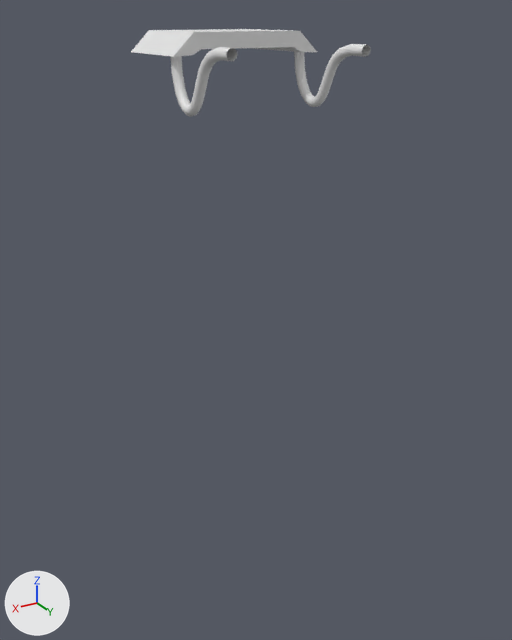
Two versions of the FBX model Assets/Art/Set Dressing/Envi_Hazards/Platform_01.fbx, one commit apart.
Camera for both pictures: a 50 mm lens placed at (7.16, 13.18, 3.71), pointed at (-0.07, 1.14, -2.31). Lighting does not change. The marker at lower left points along +X, +Y and +Z. The picture after the commit comes second. Where no turn or scale is listed for an object, it has been applied to the vertices.

In view in the first picture: 'Platform_01', 'Platform_01.001'.
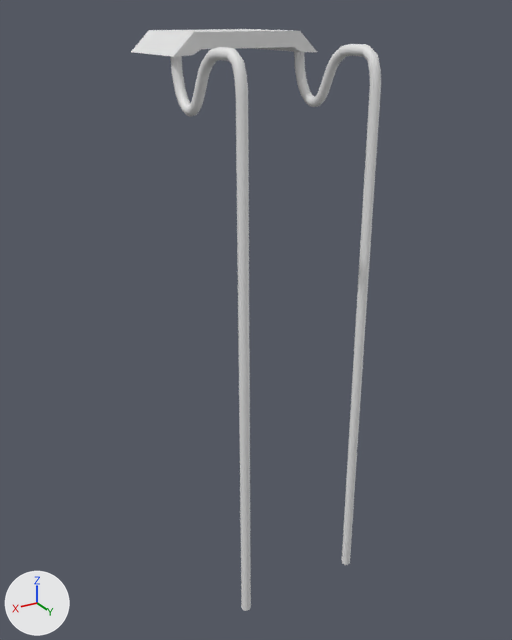
Commit message: Updated Platform_01
- Changed it to match environment more

Pixel boxes (x1, y1, x2, y2) of what changed, in the pictures (512 x 640 px):
'Platform_01', reshaped (678% taller): before (170, 44, 371, 116); after (170, 44, 381, 611)
part 1 of me_nurbspath, built on: before (207, 45, 349, 62); after (207, 44, 381, 611)

The change in detail:
me_nurbspath is used by ob_platform_01; location (0.0, 1.47, 2.62).
me_nurbspath had 336 vertices, 312 faces and spanned x -1.46..1.46, y -0.89..1.3, z -0.59..0.62.
me_nurbspath now has 432 vertices, 408 faces and spans x -1.46..1.46, y -0.89..1.71, z -10.65..0.62.
Part 1, on me_nurbspath:
14 vertices in x -1.44..1.44, y 0.58..0.65, z 0.36..0.53 move by (0.0, 0.04, 0.03).
6 vertices in x -1.43..1.43, y 0.6..0.65, z 0.37..0.5 move by (0.0, 0.03, 0.03).
4 vertices move from x -1.34..1.34, y 0.58..0.63, z 0.41..0.55 to x -1.34..1.34, y 0.61..0.67, z 0.43..0.57.
96 vertices are added at x -1.45..1.45, y 1.4..1.71, z -10.65..0.47.
96 new faces join them.
